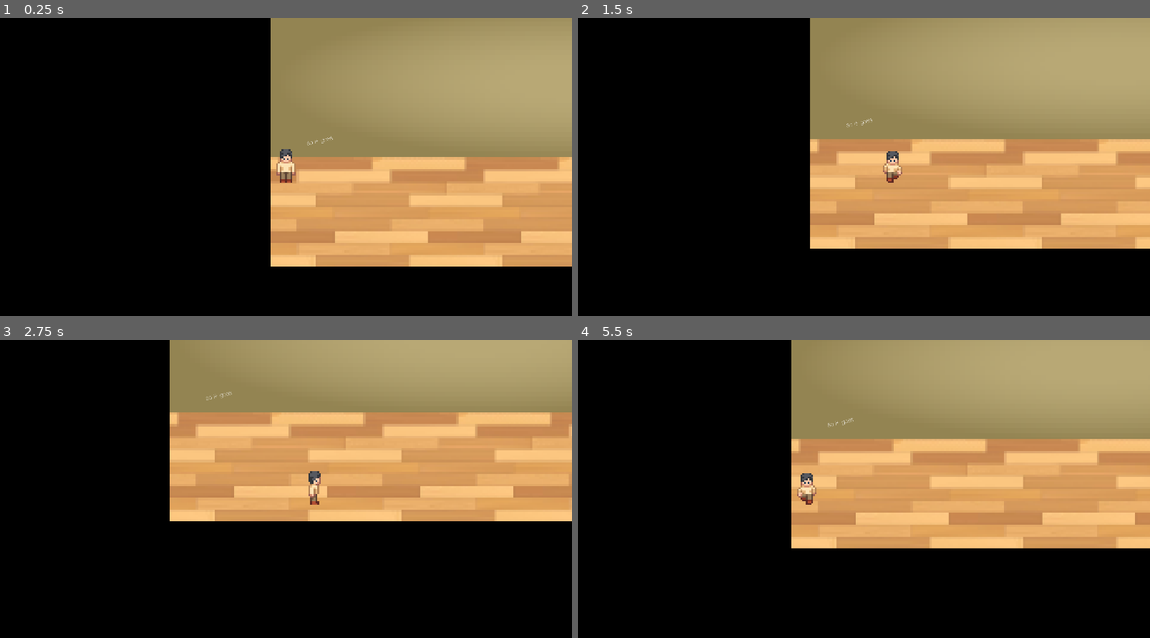
Above: before the commit, frames 1-4 (two rows, left to right).
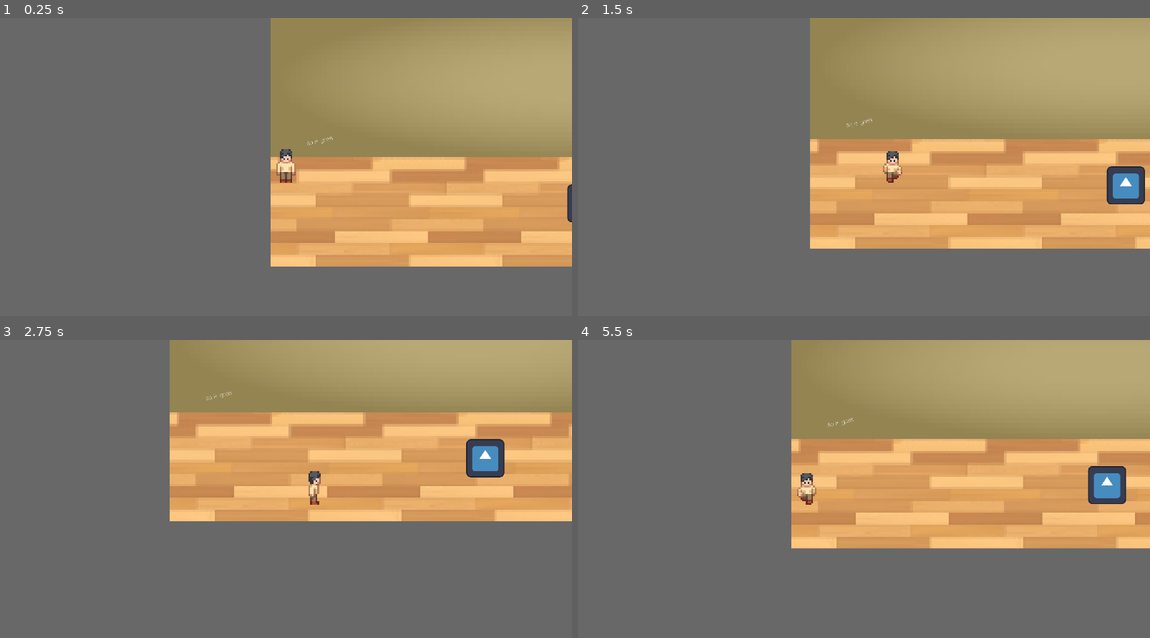
Above: after the commit, the same moments.

Repository: magnusculley/honr291
Game: Godot game, scene res://world.tscn
Two runs of this game, one before a commit and one after it. Both use one fixed random seed, a clock stepped at 60 frames per second and the inputs below. The engine's default icon, where the game draws it, is replaced by a stand-in: a white triangle on a blue panel in a dark square.
Inputs (mouse positions are in pixels of both pictures, inside the frame that each line leads up to):
- Up to frame 1 (0.25 s): no input
- Up to frame 2 (1.5 s): tap Enter at 0.5 s; move the mouse to (989, 152) at 0.52 s; hold Right (right) 0.53-1.28 s; move the mouse to (749, 181) at 1.27 s; hold Down (down) from 1.28 s (still down)
- Up to frame 3 (2.75 s): move the mouse to (343, 423) at 2.02 s; release Down (down) at 2.03 s; hold Right (right) from 2.03 s (still down)
- Up to frame 4 (5.5 s): move the mouse to (835, 548) at 2.77 s; release Right (right) at 2.78 s; hold W (up) 2.78-3.53 s; move the mouse to (1035, 533) at 3.52 s; hold A (left) 3.53-5.03 s; move the mouse to (692, 444) at 4.27 s; move the mouse to (892, 489) at 5.02 s; hold Down (down) from 5.03 s (still down)

The runs differ from the first frame. In frame 1, 56% of the frame differs, in the area x 0-100%, y 0-100%; in frame 2, 55%; in frame 3, 58%; in frame 4, 57%.

Commit message:
item tags

Diff:
--- /dev/null
+++ b/item.gd
@@ -0,0 +1,7 @@
+extends Area2D
+var ttag = preload("res://tag.tscn")
+
+
+func _on_mouse_entered():
+	var tag = ttag.instantiate()
+	add_child(tag)
--- /dev/null
+++ b/item.tscn
@@ -0,0 +1,19 @@
+[gd_scene load_steps=4 format=3 uid="uid://c7i0h2qcldqiu"]
+
+[ext_resource type="Texture2D" uid="uid://dxha4m4xof122" path="res://icon.svg" id="1_5mnir"]
+[ext_resource type="Script" path="res://item.gd" id="1_8tqws"]
+
+[sub_resource type="RectangleShape2D" id="RectangleShape2D_ox1uj"]
+size = Vector2(129, 129)
+
+[node name="Area2D" type="Area2D"]
+script = ExtResource("1_8tqws")
+
+[node name="Sprite2D" type="Sprite2D" parent="."]
+texture = ExtResource("1_5mnir")
+
+[node name="CollisionShape2D" type="CollisionShape2D" parent="."]
+position = Vector2(-0.5, -0.5)
+shape = SubResource("RectangleShape2D_ox1uj")
+
+[connection signal="mouse_entered" from="." to="." method="_on_mouse_entered"]
--- a/project.godot
+++ b/project.godot
@@ -50,4 +50,4 @@
 [rendering]
 
 textures/canvas_textures/default_texture_filter=0
-environment/defaults/default_clear_color=Color(0, 0, 0, 1)
+environment/defaults/default_clear_color=Color(0.407843, 0.407843, 0.407843, 0.129412)
--- /dev/null
+++ b/tag.tscn
@@ -0,0 +1,34 @@
+[gd_scene load_steps=2 format=3 uid="uid://v0wgmqmjku3t"]
+
+[sub_resource type="CanvasTexture" id="CanvasTexture_vuqym"]
+
+[node name="MarginContainer" type="MarginContainer"]
+offset_right = 40.0
+offset_bottom = 40.0
+
+[node name="NinePatchRect" type="NinePatchRect" parent="."]
+layout_mode = 2
+texture = SubResource("CanvasTexture_vuqym")
+
+[node name="MarginContainer" type="MarginContainer" parent="."]
+layout_mode = 2
+theme_override_constants/margin_left = 5
+theme_override_constants/margin_top = 5
+theme_override_constants/margin_right = 5
+theme_override_constants/margin_bottom = 5
+
+[node name="VBoxContainer" type="VBoxContainer" parent="MarginContainer"]
+layout_mode = 2
+
+[node name="HBoxContainer" type="HBoxContainer" parent="MarginContainer/VBoxContainer"]
+layout_mode = 2
+
+[node name="Label" type="Label" parent="MarginContainer/VBoxContainer/HBoxContainer"]
+layout_mode = 2
+theme_override_colors/font_color = Color(0, 0, 0, 1)
+text = "title"
+
+[node name="Label" type="Label" parent="MarginContainer/VBoxContainer"]
+layout_mode = 2
+theme_override_colors/font_color = Color(0, 0, 0, 1)
+text = "desc"
--- a/world.tscn
+++ b/world.tscn
@@ -1,8 +1,9 @@
-[gd_scene load_steps=5 format=3 uid="uid://bf7bv0kuffhp7"]
+[gd_scene load_steps=6 format=3 uid="uid://bf7bv0kuffhp7"]
 
 [ext_resource type="PackedScene" uid="uid://gtxb7sdtxmne" path="res://floor.tscn" id="1_hh4e6"]
 [ext_resource type="PackedScene" uid="uid://bb7akge7hdikx" path="res://player.tscn" id="1_j4vig"]
 [ext_resource type="PackedScene" uid="uid://cralpv1wwxv6f" path="res://wall.tscn" id="2_yahp1"]
+[ext_resource type="PackedScene" uid="uid://c7i0h2qcldqiu" path="res://item.tscn" id="4_t0m4b"]
 
 [sub_resource type="RectangleShape2D" id="RectangleShape2D_0ioxu"]
 size = Vector2(19, 430)
@@ -31,3 +32,6 @@
 [node name="Camera2D" type="Camera2D" parent="CharacterBody2D"]
 drag_horizontal_enabled = true
 drag_right_margin = 0.1
+
+[node name="Area2D" parent="." instance=ExtResource("4_t0m4b")]
+position = Vector2(1060, 155)
